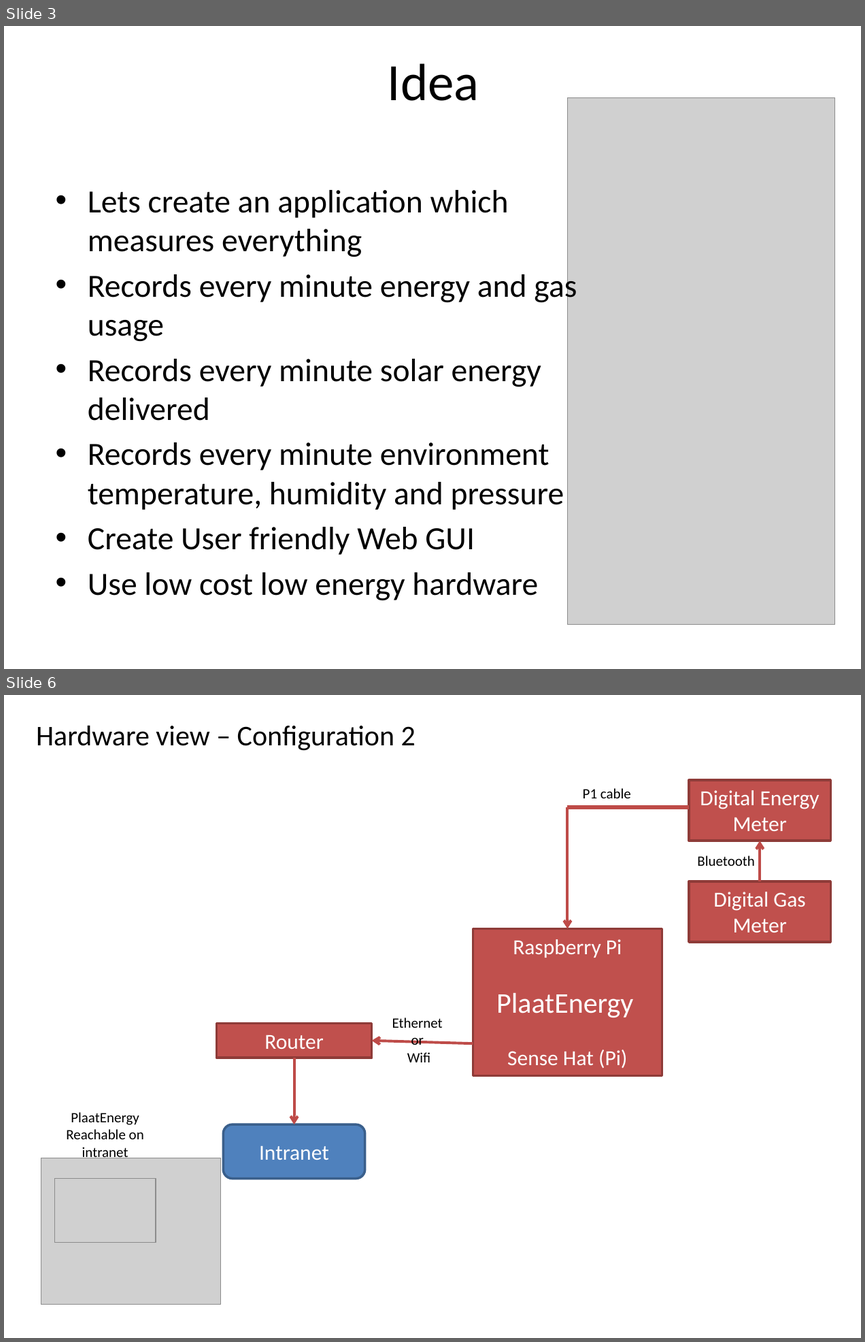
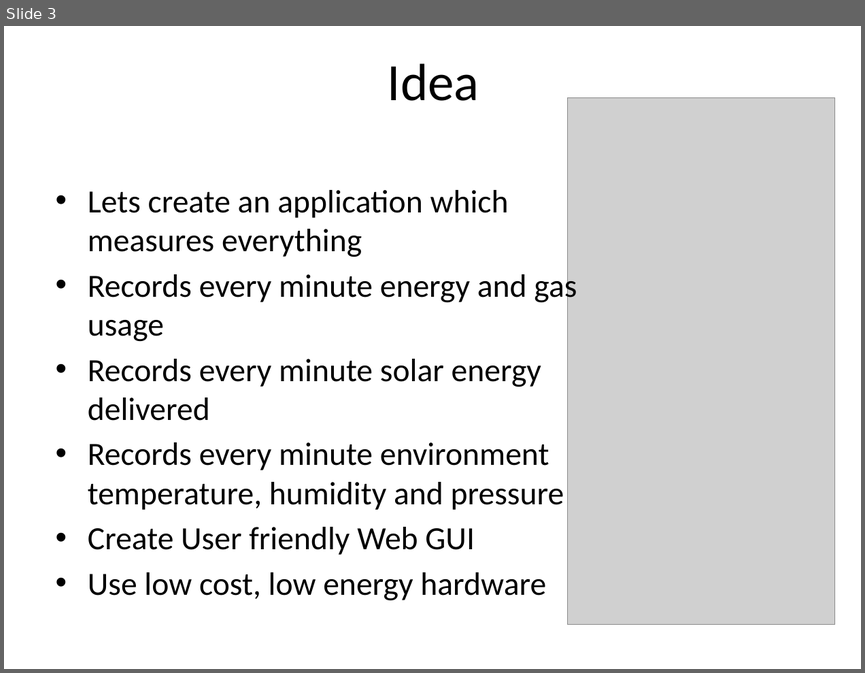
Before and after one commit to plaatsoft/plaatenergy, a slide deck: doc/ppt/PlaatEnergy Design.pptx. Shown one above the other, each under a label of ours: slides 3 and 6 before the commit, slide 3 after it; the slides between them are not shown. The pictures are 865x1342 and 865x673 pixels, drawn with LibreOffice and Linux fonts; fonts in the diff are those of the drawing; grey boxes stand for pictures. Boxes give left, top, right and bottom in pixels: in the first picture for what was removed or moved away, otherwise in the second. Text is boxed around its words. In the diff, an @@ line names an element or a change of style, - is before the commit and + after.

```diff
--- a/doc/ppt/PlaatEnergy Design.pptx
+++ b/doc/ppt/PlaatEnergy Design.pptx
@@ slide 6 removed at (4,695,861,1338), background #FFFFFF @@
@@ text removed at (36,725,415,751) @@
-Hardware view – Configuration 2
@@ text removed at (583,788,631,798) @@
-P1 cable
@@ rectangle removed at (689,780,830,841) @@
-Digital Energy
-Meter
@@ line removed from (567, 807) to (689, 807) @@
@@ arrow removed from (567, 807) to (567, 929) @@
@@ text removed at (697,855,755,866) @@
-Bluetooth
@@ arrow removed from (759, 882) to (759, 841) @@
@@ rectangle removed at (689,882,830,943) @@
-Digital Gas
-Meter
@@ rectangle removed at (473,929,661,1076) @@
-Raspberry Pi
-PlaatEnergy
-Sense Hat (Pi)
@@ text removed at (392,1017,443,1062) @@
-Ethernet
-or
-Wifi
@@ rectangle removed at (216,1023,372,1057) @@
-Router
@@ arrow removed from (473, 1043) to (372, 1040) @@
@@ arrow removed from (294, 1057) to (294, 1124) @@
@@ text removed at (66,1112,144,1161) @@
-PlaatEnergy
-Reachable on
-intranet
@@ rounded rectangle removed at (224,1124,364,1178) @@
-Intranet
@@ picture removed at (41,1157,221,1304) @@
@@ picture removed at (54,1178,156,1242) @@
@@ slide 3 changed as well @@
@@ text at (88,572,546,601): text changed @@
-• Use low cost low energy hardware
+• Use low cost, low energy hardware
```
Also in this commit, not shown: 10 other slides changed, 5 slides added, 4 other slides removed.
